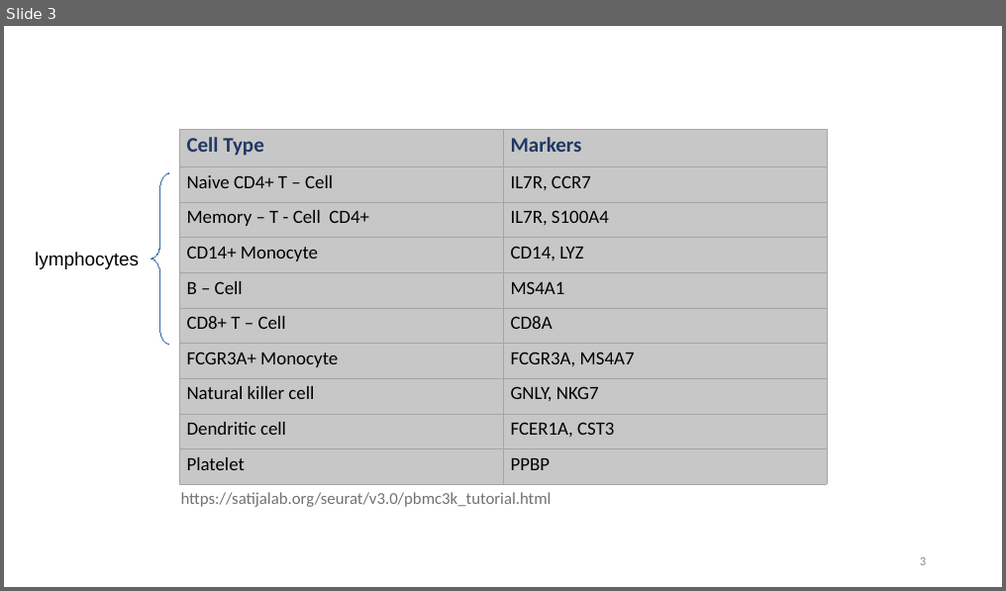
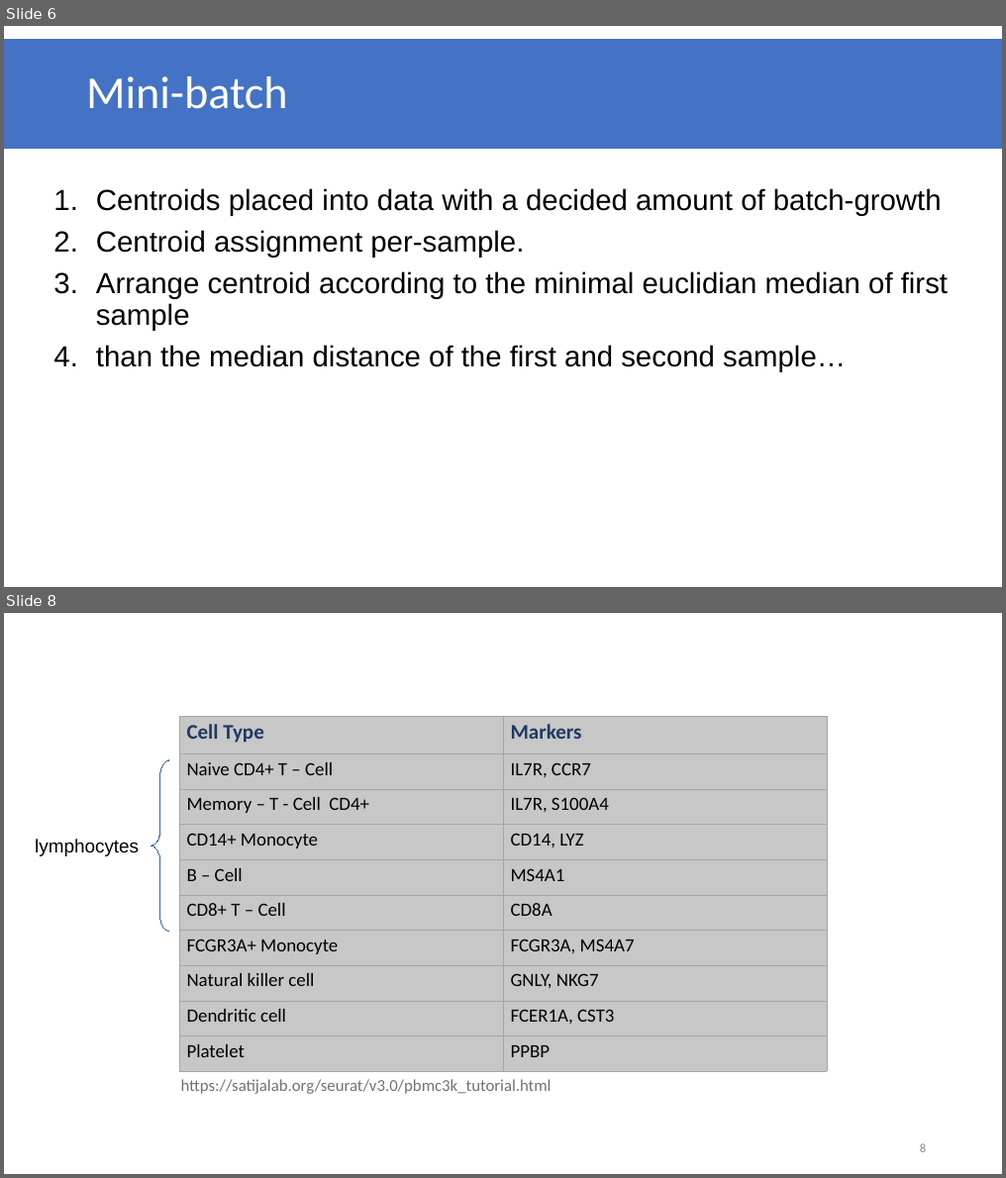
Before and after one commit to datascience-mobi/group-01-project-4-1, a slide deck: K-means clustering.pptx. Shown one above the other, each under a label of ours: slide 3 before the commit, slides 6 and 8 after it; the slides between them are not shown. The pictures are 1006x591 and 1006x1178 pixels, drawn with LibreOffice and Linux fonts; fonts in the diff are those of the drawing. Boxes give left, top, right and bottom in pixels: in the first picture for what was removed or moved away, otherwise in the second. Text is boxed around its words. In the diff, an @@ line names an element or a change of style, - is before the commit and + after.

```diff
--- a/K-means clustering.pptx
+++ b/K-means clustering.pptx
@@ slide 6 added at <box>4,26,1002,587</box>, background #FFFFFF @@
@@ rectangle added at <box>4,40,1002,148</box>, fill #4472C4, outline #4472C4 2 pt, 44 pt, text #FFFFFF @@
+Mini-batch
@@ text added at <box>96,188,947,372</box>, 28 pt, text #000000 @@
+1. Centroids placed into data with a decided amount of batch-growth
+2. Centroid assignment per-sample.
+3. Arrange centroid according to the minimal euclidian median of first sample
+4. than the median distance of the first and second sample…
@@ what was slide 3 is now slide 8 @@
@@ page number at <box>920,1144,926,1153</box>: text changed @@
-3
+8
```
Also in this commit, not shown: 1 slide changed, 4 other slides added.
